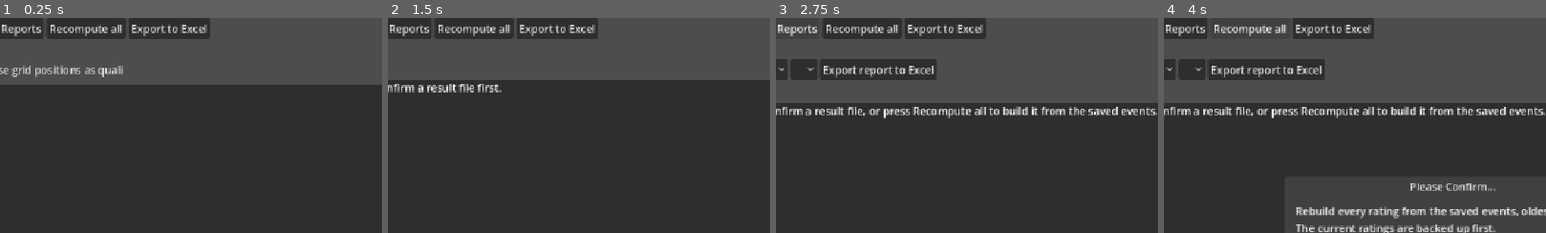
Above: before the commit, frames 1-4 (left to right).
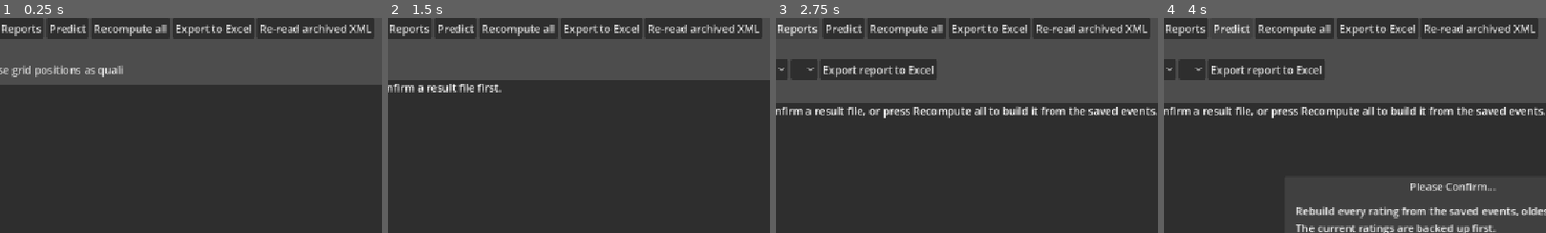
Above: after the commit, the same moments.

Repository: ElectroEsper/lmu-elo
Game: Godot game, scene res://control.tscn
The game is run twice, just before and just after one commit, with the same random seed, the same clock (stepped at 60 frames per second) and the same inputs.
Inputs (mouse positions are % of the whole screen's width and height, from its top left):
- Up to frame 1 (0.25 s): no input
- Up to frame 2 (1.5 s): click "Review" at 0.5 s; click "Ratings" at 1.25 s
- Up to frame 3 (2.75 s): click "Reports" at 2 s
- Up to frame 4 (4 s): click "Recompute all" at 2.75 s; click (21, 2) at 3.5 s, where only the run after the commit has a clickable "Predict"
The pictures show only the part of the screen within x 12-62%, y 0-50%; the shares and areas given below are measured in that part.

The runs differ from the first frame. In frame 1, 4.9% of the frame differs, in the area x 14-98%, y 0-10%; in frame 2, 4.9%; in frame 3, 4.9%; in frame 4, 4.9%.

Commit message:
Add race prediction and XML archive
This change adds a Monte Carlo race prediction model with a configurable sigma, a dedicated Predict tab, and a backtesting workflow for historical races. It also archives each confirmed result XML so the app can later refresh event stats and track metadata without re-rating everything. Saved event data now includes track data, and a review action lets users re-read archived XML to update stale event details.

Diff:
--- a/elo.gd
+++ b/elo.gd
@@ -249,6 +249,7 @@
 	var parsed := parse_results(path)
 	var draft := {
 		"file": path.get_file(),
+		"path": path,
 		"hash": FileAccess.get_sha256(path),
 		"orders": {},   # orders[session][class] = [names]
 		"stats": {},    # stats[session][class][name] = {...}
@@ -263,6 +264,7 @@
 		var g := _orders(parsed["Race"], "Race", "ClassGridPos")
 		if not g.is_empty():
 			draft["orders"]["quali"] = g
+	draft["track"] = _read_track(path)
 	draft["duplicate"] = processed.has(draft["hash"])
 	draft["new_drivers"] = _find_suspects(draft)
 	return draft
@@ -289,9 +291,11 @@
 	if processed.has(draft["hash"]):
 		return
 	_apply(draft)
+	archive_xml(draft)
 	var saved := draft.duplicate(true)
 	saved.erase("duplicate")
 	saved.erase("new_drivers")
+	saved.erase("path")
 	DirAccess.make_dir_recursive_absolute("user://events")
 	var f := FileAccess.open("user://events/%s.json" % draft["file"], FileAccess.WRITE)
 	f.store_string(JSON.stringify(saved))
@@ -306,7 +310,7 @@
 	var original: String = processed[draft["hash"]]
 	for h in history:
 		if h["file"] == original:
-			return h.get("stats", {}).is_empty()
+			return h.get("stats", {}).is_empty() or stored_xml_path(original) == ""
 	return false
 
 
@@ -316,6 +320,7 @@
 	if not processed.has(draft["hash"]):
 		return false
 	var original: String = processed[draft["hash"]]
+	archive_xml(draft, original)
 	var path := "user://events/%s.json" % original
 	if not FileAccess.file_exists(path):
 		return false
@@ -323,6 +328,7 @@
 	if not (saved is Dictionary):
 		return false
 	saved["stats"] = draft["stats"]
+	saved["track"] = draft.get("track", {})
 	var f := FileAccess.open(path, FileAccess.WRITE)
 	f.store_string(JSON.stringify(saved))
 	f.close()
@@ -628,3 +634,55 @@
 		processed = data.get("processed", {})
 		aliases = data.get("aliases", {})
 		history = data.get("history", [])
+
+# ---------- XML archive ----------
+# Every confirmed result file is copied here so it can be re-read later (new stats, tracks, etc.).
+const XML_DIR := "user://xml"
+
+# Copies the original XML into user://xml/<file name>. Returns true if the copy exists afterwards.
+func archive_xml(draft: Dictionary, as_name := "") -> bool:
+	var src: String = draft.get("path", "")
+	if src == "" or not FileAccess.file_exists(src):
+		return false
+	var dst := "%s/%s" % [XML_DIR, as_name if as_name != "" else draft["file"]]
+	if FileAccess.file_exists(dst):
+		return true
+	DirAccess.make_dir_recursive_absolute(XML_DIR)
+	return DirAccess.copy_absolute(src, dst) == OK
+
+# Path of the archived copy of a result file, or "" if it was never archived.
+func stored_xml_path(file_name: String) -> String:
+	var p := "%s/%s" % [XML_DIR, file_name]
+	return p if FileAccess.file_exists(p) else ""
+
+# Re-reads every archived XML and refreshes stats + track info of the saved events.
+# Nothing is rated again. Returns how many events were updated.
+func refresh_from_archive() -> int:
+	var n := 0
+	for f in DirAccess.get_files_at(XML_DIR):
+		if f.ends_with(".xml") and attach_stats(build_draft("%s/%s" % [XML_DIR, f])):
+			n += 1
+	return n
+
+# Track header fields from a result file: {"TrackVenue", "TrackCourse", "TrackLength", "RaceTime"}.
+func _read_track(path: String) -> Dictionary:
+	var out := {}
+	var p := XMLParser.new()
+	if p.open(path) != OK:
+		return out
+	var wanted := ["TrackVenue", "TrackCourse", "TrackLength", "RaceTime"]
+	var tag := ""
+	while p.read() == OK:
+		match p.get_node_type():
+			XMLParser.NODE_ELEMENT:
+				var n := p.get_node_name()
+				if n == "Race" or n == "Qualify":
+					break # header is over
+				tag = n if n in wanted else ""
+			XMLParser.NODE_TEXT:
+				if tag != "":
+					out[tag] = p.get_node_data().strip_edges()
+					tag = ""
+			XMLParser.NODE_ELEMENT_END:
+				tag = ""
+	return out
--- /dev/null
+++ b/predict.gd
@@ -0,0 +1,251 @@
+extends Node
+
+## Race prediction: grid + Elo -> Monte Carlo.
+## Register as an autoload named "Predict" (Project Settings > Globals > Autoload),
+## AFTER "Elo".
+##
+## Strength = W_GRID * z(-grid position) + W_ELO * z(race Elo)      (z = within the class field)
+## Each simulated race adds Normal(0, sigma) noise to every strength and sorts.
+## Before quali (no grid) strength = z(race Elo) alone.
+## Backtested on 25 historical races: sigma ~1.2 was best for both modes.
+
+const W_GRID := 1.0
+const W_ELO_WITH_GRID := 0.5
+const W_ELO_ALONE := 1.0
+const DEFAULT_SIGMA := 1.2
+const N_SIMS := 5000
+const BACKTEST_SIMS := 800
+const SIGMA_GRID := [0.6, 0.8, 1.0, 1.2, 1.5, 1.8]
+const SETTINGS_PATH := "user://predict.json"
+
+var sigma := DEFAULT_SIGMA
+var last_backtest := {}   # summary of the last backtest run
+var rng := RandomNumberGenerator.new()
+
+
+func _ready() -> void:
+	rng.randomize()
+	_load_settings()
+
+
+# ---------- Strengths ----------
+
+static func _z(values: Array) -> Array:
+	var n := values.size()
+	if n == 0:
+		return []
+	var mean := 0.0
+	for v in values:
+		mean += float(v)
+	mean /= n
+	var variance := 0.0
+	for v in values:
+		variance += (float(v) - mean) * (float(v) - mean)
+	var sd := sqrt(variance / n) + 1e-9
+	var out := []
+	for v in values:
+		out.append((float(v) - mean) / sd)
+	return out
+
+
+## Current race ratings of one class: {name: rating}
+func current_elo(cls: String) -> Dictionary:
+	var out := {}
+	for k in Elo.ratings:
+		var parts: PackedStringArray = k.rsplit("|", true, 2)
+		if parts[1] == cls and parts[2] == "race":
+			out[parts[0]] = float(Elo.ratings[k]["r"])
+	return out
+
+
+## order: driver names. With use_grid the list is the starting grid (pole first).
+## elo: {name: rating}; drivers missing from it get the starting rating.
+func strengths(order: Array, elo: Dictionary, use_grid: bool) -> Array:
+	var ratings := []
+	var grid := []
+	for i in order.size():
+		ratings.append(float(elo.get(order[i], Elo.START)))
+		grid.append(-float(i))
+	var zr := _z(ratings)
+	var out := []
+	if use_grid:
+		var zg := _z(grid)
+		for i in order.size():
+			out.append(W_GRID * zg[i] + W_ELO_WITH_GRID * zr[i])
+	else:
+		for i in order.size():
+			out.append(W_ELO_ALONE * zr[i])
+	return out
+
+
+# ---------- Monte Carlo ----------
+
+## Returns {"win": [...], "podium": [...], "top10": [...], "exp_pos": [...]} (fractions / places),
+## one entry per driver in the same order as `scores`.
+func simulate(scores: Array, sims := N_SIMS, sig := -1.0) -> Dictionary:
+	var m := scores.size()
+	var s := sigma if sig < 0.0 else sig
+	var win := []
+	var pod := []
+	var t10 := []
+	var psum := []
+	for i in m:
+		win.append(0)
+		pod.append(0)
+		t10.append(0)
+		psum.append(0)
+	var idx := range(m)
+	var noisy := []
+	noisy.resize(m)
+	for _s in sims:
+		for j in m:
+			noisy[j] = float(scores[j]) + rng.randfn(0.0, s)
+		var order := idx.duplicate()
+		order.sort_custom(func(a, b): return noisy[a] > noisy[b])
+		for p in m:
+			var d: int = order[p]
+			psum[d] += p + 1
+			if p == 0:
+				win[d] += 1
+			if p < 3:
+				pod[d] += 1
+			if p < 10:
+				t10[d] += 1
+	var out := {"win": [], "podium": [], "top10": [], "exp_pos": []}
+	for i in m:
+		out["win"].append(win[i] / float(sims))
+		out["podium"].append(pod[i] / float(sims))
+		out["top10"].append(t10[i] / float(sims))
+		out["exp_pos"].append(psum[i] / float(sims))
+	return out
+
+
+## Convenience for the UI: rows sorted by win chance, best first.
+## [{"name", "grid" (0 if no grid), "elo", "win", "podium", "top10", "exp_pos"}]
+func predict(order: Array, cls: String, use_grid: bool) -> Array:
+	var elo := current_elo(cls)
+	var res := simulate(strengths(order, elo, use_grid))
+	var rows := []
+	for i in order.size():
+		rows.append({
+			"name": order[i],
+			"grid": i + 1 if use_grid else 0,
+			"elo": float(elo.get(order[i], Elo.START)),
+			"win": res["win"][i], "podium": res["podium"][i],
+			"top10": res["top10"][i], "exp_pos": res["exp_pos"][i],
+		})
+	rows.sort_custom(func(a, b): return a["exp_pos"] < b["exp_pos"])
+	return rows
+
+
+# ---------- Backtest ----------
+
+## One record per historical race: {"date", "cls", "grid", "actual", "elo"}.
+## Pre-race ratings come from Elo.history ("before" values), so run "Recompute all" first
+## if events were ever added out of date order. Races where fewer than half the field has a
+## rating yet are skipped. Quali is paired with the race by the date in the file name.
+func backtest_races() -> Array:
+	var events := {}   # file -> draft
+	for f in DirAccess.get_files_at("user://events"):
+		if not f.ends_with(".json"):
+			continue
+		var d = JSON.parse_string(FileAccess.get_file_as_string("user://events/" + f))
+		if d is Dictionary and d.has("orders") and d.has("file"):
+			events[d["file"]] = d
+	var quali_by_date := {}   # "2026_10_14" -> {cls: order}
+	for file in events:
+		var q: Dictionary = events[file]["orders"].get("quali", {})
+		if not q.is_empty():
+			var day: String = str(file).left(10)
+			if not quali_by_date.has(day):
+				quali_by_date[day] = {}
+			for cls in q:
+				quali_by_date[day][cls] = q[cls]
+	var races := []
+	for h in Elo.history:
+		var file: String = h["file"]
+		if not events.has(file):
+			continue
+		var race_orders: Dictionary = events[file]["orders"].get("race", {})
+		for cls in race_orders:
+			var actual: Array = race_orders[cls]
+			var quali: Array = quali_by_date.get(file.left(10), {}).get(cls, [])
+			if actual.size() < 6 or quali.is_empty():
+				continue
+			var before := {}
+			var known := 0
+			for c in h["changes"]:
+				if c["sess"] == "race" and c["cls"] == cls:
+					before[c["driver"]] = float(c["before"])
+					if absf(float(c["before"]) - Elo.START) > 0.001:
+						known += 1
+			var grid := []
+			for n in quali:
+				if n in actual:
+					grid.append(n)
+			if grid.size() < 6 or known < actual.size() * 0.5:
+				continue
+			var act := []
+			for n in actual:
+				if n in grid:
+					act.append(n)
+			races.append({"date": file.left(10), "cls": cls, "grid": grid, "actual": act, "elo": before})
+	return races
+
+
+## Fits sigma on the history (podium + top-10 Brier score) and stores it.
+## Call with `await Predict.run_backtest()`; yields between races so the UI stays alive.
+func run_backtest() -> Dictionary:
+	var races := backtest_races()
+	var summary := {"races": races.size(), "table": [], "sigma": sigma}
+	if races.size() < 5:
+		summary["note"] = "Need at least 5 races with quali to fit sigma."
+		last_backtest = summary
+		return summary
+	var best_score := INF
+	for s in SIGMA_GRID:
+		var pb := 0.0
+		var tb := 0.0
+		var ll := 0.0
+		for r in races:
+			var grid: Array = r["grid"]
+			var res := simulate(strengths(grid, r["elo"], true), BACKTEST_SIMS, s)
+			var m := grid.size()
+			var pod_hit := 0.0
+			var t10_hit := 0.0
+			for i in m:
+				var apos: int = (r["actual"] as Array).find(grid[i]) + 1
+				pod_hit = 1.0 if apos <= 3 else 0.0
+				t10_hit = 1.0 if apos <= 10 else 0.0
+				pb += pow(res["podium"][i] - pod_hit, 2) / m
+				tb += pow(res["top10"][i] - t10_hit, 2) / m
+			var winner_i: int = grid.find(r["actual"][0])
+			ll += -log(maxf(res["win"][winner_i], 1.0 / BACKTEST_SIMS))
+			await get_tree().process_frame
+		pb /= races.size()
+		tb /= races.size()
+		ll /= races.size()
+		summary["table"].append({"sigma": s, "podium_brier": pb, "top10_brier": tb, "win_logloss": ll})
+		if pb + tb < best_score:
+			best_score = pb + tb
+			summary["sigma"] = s
+	sigma = summary["sigma"]
+	_save_settings()
+	last_backtest = summary
+	return summary
+
+
+# ---------- Settings ----------
+
+func _save_settings() -> void:
+	var f := FileAccess.open(SETTINGS_PATH, FileAccess.WRITE)
+	f.store_string(JSON.stringify({"sigma": sigma}))
+	f.close()
+
+
+func _load_settings() -> void:
+	if not FileAccess.file_exists(SETTINGS_PATH):
+		return
+	var data = JSON.parse_string(FileAccess.get_file_as_string(SETTINGS_PATH))
+	if data is Dictionary:
+		sigma = float(data.get("sigma", DEFAULT_SIGMA))
--- /dev/null
+++ b/predict_view.gd
@@ -0,0 +1,183 @@
+class_name PredictView
+extends VBoxContainer
+
+## "Predict" screen: enter a grid (or an entry list), get win / podium / top-10 odds.
+## Built entirely in code, like reports_view.gd. Needs predict.gd registered as autoload "Predict".
+
+signal notice(text: String)
+
+var class_pick := OptionButton.new()
+var pre_quali := CheckBox.new()
+var entries := TextEdit.new()
+var info := Label.new()
+var tree := Tree.new()
+var backtest_out := Label.new()
+var _busy := false
+
+
+func _ready() -> void:
+	var bar := HFlowContainer.new()
+	add_child(bar)
+	bar.add_child(class_pick)
+	bar.add_child(_btn("Load grid from latest quali", _load_latest_quali))
+	bar.add_child(_btn("Fill with recent drivers", _fill_recent))
+	pre_quali.text = "Before quali (Elo only, ignore order)"
+	bar.add_child(pre_quali)
+	bar.add_child(_btn("Predict", _run))
+	bar.add_child(_btn("Fit sigma (backtest)", _backtest))
+
+	entries.custom_minimum_size = Vector2(0, 160)
+	entries.placeholder_text = "One driver per line, pole position first.\nNames must match the ratings (aliases are resolved)."
+	add_child(entries)
+
+	info.autowrap_mode = TextServer.AUTOWRAP_WORD_SMART
+	add_child(info)
+
+	tree.columns = 7
+	tree.column_titles_visible = true
+	tree.hide_root = true
+	tree.size_flags_vertical = Control.SIZE_EXPAND_FILL
+	var titles := ["Grid", "Driver", "Elo", "Win %", "Podium %", "Top 10 %", "Exp. pos"]
+	for i in titles.size():
+		tree.set_column_title(i, titles[i])
+		tree.set_column_expand(i, i == 1)
+	tree.set_column_custom_minimum_width(1, 180)
+	add_child(tree)
+
+	backtest_out.autowrap_mode = TextServer.AUTOWRAP_WORD_SMART
+	add_child(backtest_out)
+
+
+## Called by the main screen whenever this view is shown.
+func refresh() -> void:
+	var keep := _current_class()
+	class_pick.clear()
+	var seen := {}
+	for b in Elo.boards():
+		if b[1] == "race" and not seen.has(b[0]):
+			seen[b[0]] = true
+			class_pick.add_item(b[0])
+	for i in class_pick.item_count:
+		if class_pick.get_item_text(i) == keep:
+			class_pick.select(i)
+	info.text = "Sigma (noise) = %.2f. Odds come from the grid plus race Elo; they ignore incidents, strategy and no-shows." % Predict.sigma
+
+
+func _current_class() -> String:
+	if class_pick.item_count == 0 or class_pick.selected < 0:
+		return ""
+	return class_pick.get_item_text(class_pick.selected)
+
+
+func _btn(text: String, action: Callable) -> Button:
+	var b := Button.new()
+	b.text = text
+	b.pressed.connect(action)
+	return b
+
+
+# ---------- Filling the entry box ----------
+
+## Most recent quali of the selected class, taken from the rating history.
+func _load_latest_quali() -> void:
+	var cls := _current_class()
+	if cls == "":
+		notice.emit("No class with ratings yet.")
+		return
+	for i in range(Elo.history.size() - 1, -1, -1):
+		var rows := []
+		for c in Elo.history[i]["changes"]:
+			if c["sess"] == "quali" and c["cls"] == cls:
+				rows.append(c)
+		if rows.is_empty():
+			continue
+		rows.sort_custom(func(a, b): return a["pos"] < b["pos"])
+		var names := []
+		for r in rows:
+			names.append(r["driver"])
+		entries.text = "\n".join(names)
+		pre_quali.button_pressed = false
+		notice.emit("Loaded the %s quali from %s." % [cls, Elo.history[i]["file"]])
+		return
+	notice.emit("No saved quali found for " + cls + ".")
+
+
+## Entry list for a pre-quali forecast: everyone who raced this class in the last 4 events.
+func _fill_recent() -> void:
+	var cls := _current_class()
+	if cls == "":
+		return
+	var seen := {}
+	var events_used := 0
+	for i in range(Elo.history.size() - 1, -1, -1):
+		var found := false
+		for c in Elo.history[i]["changes"]:
+			if c["sess"] == "race" and c["cls"] == cls:
+				seen[c["driver"]] = true
+				found = true
+		if found:
+			events_used += 1
+		if events_used >= 4:
+			break
+	var elo = Predict.current_elo(cls)
+	var names: Array = seen.keys()
+	names.sort_custom(func(a, b): return elo.get(a, 0.0) > elo.get(b, 0.0))
+	entries.text = "\n".join(names)
+	pre_quali.button_pressed = true
+	notice.emit("Filled with %d drivers from the last %d %s races. Delete anyone who is not coming." % [names.size(), events_used, cls])
+
+
+# ---------- Predict ----------
+
+func _entry_names() -> Array:
+	var out := []
+	for line in entries.text.split("\n"):
+		var n: String = Elo.resolve(line.strip_edges())
+		if n != "" and n not in out:
+			out.append(n)
+	return out
+
+
+func _run() -> void:
+	var cls := _current_class()
+	var names := _entry_names()
+	if cls == "" or names.size() < 2:
+		notice.emit("Pick a class and enter at least two drivers.")
+		return
+	var rows = Predict.predict(names, cls, not pre_quali.button_pressed)
+	var known = Predict.current_elo(cls)
+	tree.clear()
+	var root := tree.create_item()
+	for r in rows:
+		var it := tree.create_item(root)
+		it.set_text(0, str(r["grid"]) if r["grid"] > 0 else "-")
+		it.set_text(1, r["name"] + ("" if known.has(r["name"]) else " (new)"))
+		it.set_text(2, str(roundi(r["elo"])))
+		it.set_text(3, "%.1f" % (100.0 * r["win"]))
+		it.set_text(4, "%.1f" % (100.0 * r["podium"]))
+		it.set_text(5, "%.1f" % (100.0 * r["top10"]))
+		it.set_text(6, "%.1f" % r["exp_pos"])
+		for c in range(2, 7):
+			it.set_text_alignment(c, HORIZONTAL_ALIGNMENT_RIGHT)
+	notice.emit("Predicted %s with %d drivers (%d simulated races)." % [cls, names.size(), Predict.N_SIMS])
+
+
+# ---------- Backtest ----------
+
+func _backtest() -> void:
+	if _busy:
+		return
+	_busy = true
+	backtest_out.text = "Running backtest..."
+	var s: Dictionary = await Predict.run_backtest()
+	_busy = false
+	if s.has("note"):
+		backtest_out.text = s["note"]
+		return
+	var lines := ["Backtest on %d races (each predicted only from earlier ratings):" % s["races"]]
+	for row in s["table"]:
+		lines.append("sigma %.1f: podium Brier %.4f, top-10 Brier %.4f, winner log-loss %.2f" % [
+			row["sigma"], row["podium_brier"], row["top10_brier"], row["win_logloss"]])
+	lines.append("Using sigma = %.1f from now on." % s["sigma"])
+	backtest_out.text = "\n".join(lines)
+	refresh()
--- a/project.godot
+++ b/project.godot
@@ -19,6 +19,7 @@
 
 Elo="*uid://bvghuvb7nikxe"
 Reports="*uid://yrx3whynujyu"
+Predict="*uid://6feqnlofdv27"
 
 [display]
 
--- a/review_screen.gd
+++ b/review_screen.gd
@@ -23,6 +23,7 @@
 
 # reports view
 var reports_view := ReportsView.new()
+var predict_view := PredictView.new()
 
 
 func _ready() -> void:
@@ -37,8 +38,10 @@
 	top_bar.add_child(_btn("Review", _show_view.bind("review")))
 	top_bar.add_child(_btn("Ratings", _show_view.bind("ratings")))
 	top_bar.add_child(_btn("Reports", _show_view.bind("reports")))
+	top_bar.add_child(_btn("Predict", _show_view.bind("predict")))
 	top_bar.add_child(_btn("Recompute all", confirm_dialog.popup_centered))
 	top_bar.add_child(_btn("Export to Excel", _export))
+	top_bar.add_child(_btn("Re-read archived XML", func(): status.text = "Refreshed %d events." % Elo.refresh_from_archive()))
 	status.autowrap_mode = TextServer.AUTOWRAP_WORD_SMART
 	root.add_child(status)
 
@@ -64,6 +67,11 @@
 	reports_view.notice.connect(_on_notice)
 	root.add_child(reports_view)
 
+	# predict view
+	predict_view.size_flags_vertical = Control.SIZE_EXPAND_FILL
+	predict_view.notice.connect(_on_notice)
+	root.add_child(predict_view)
+
 	# recompute confirmation
 	confirm_dialog.dialog_text = "Rebuild every rating from the saved events, oldest to newest?\nThe current ratings are backed up first."
 	confirm_dialog.confirmed.connect(_recompute)
@@ -78,10 +86,13 @@
 	review_box.visible = view == "review"
 	ratings_view.visible = view == "ratings"
 	reports_view.visible = view == "reports"
+	predict_view.visible = view == "predict"
 	if view == "ratings":
 		_draw_ratings()
 	elif view == "reports":
 		reports_view.refresh()
+	elif view == "predict":
+		predict_view.refresh()
 
 
 func _on_notice(text: String) -> void:
Not shown, added: predict.gd.uid
Not shown, added: predict_view.gd.uid
